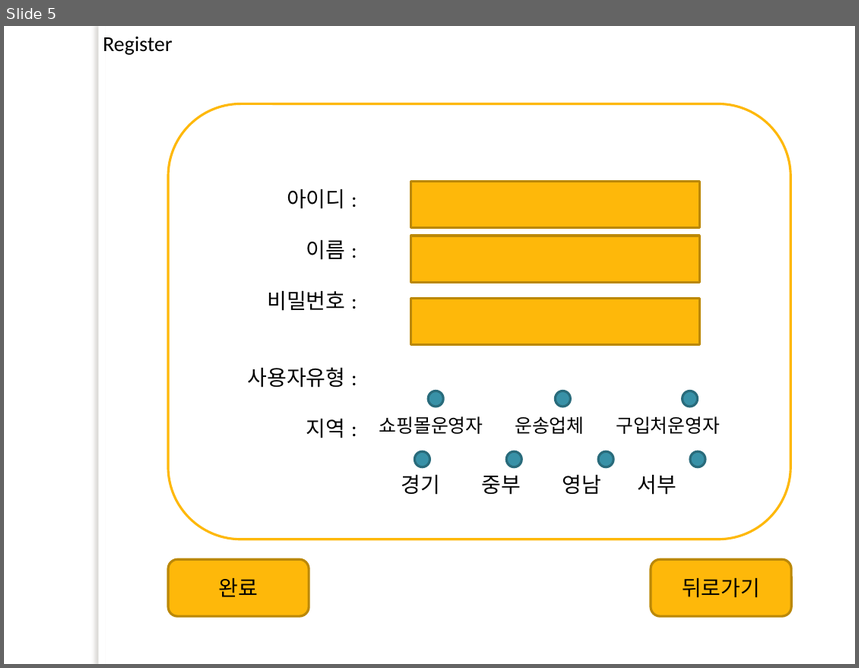
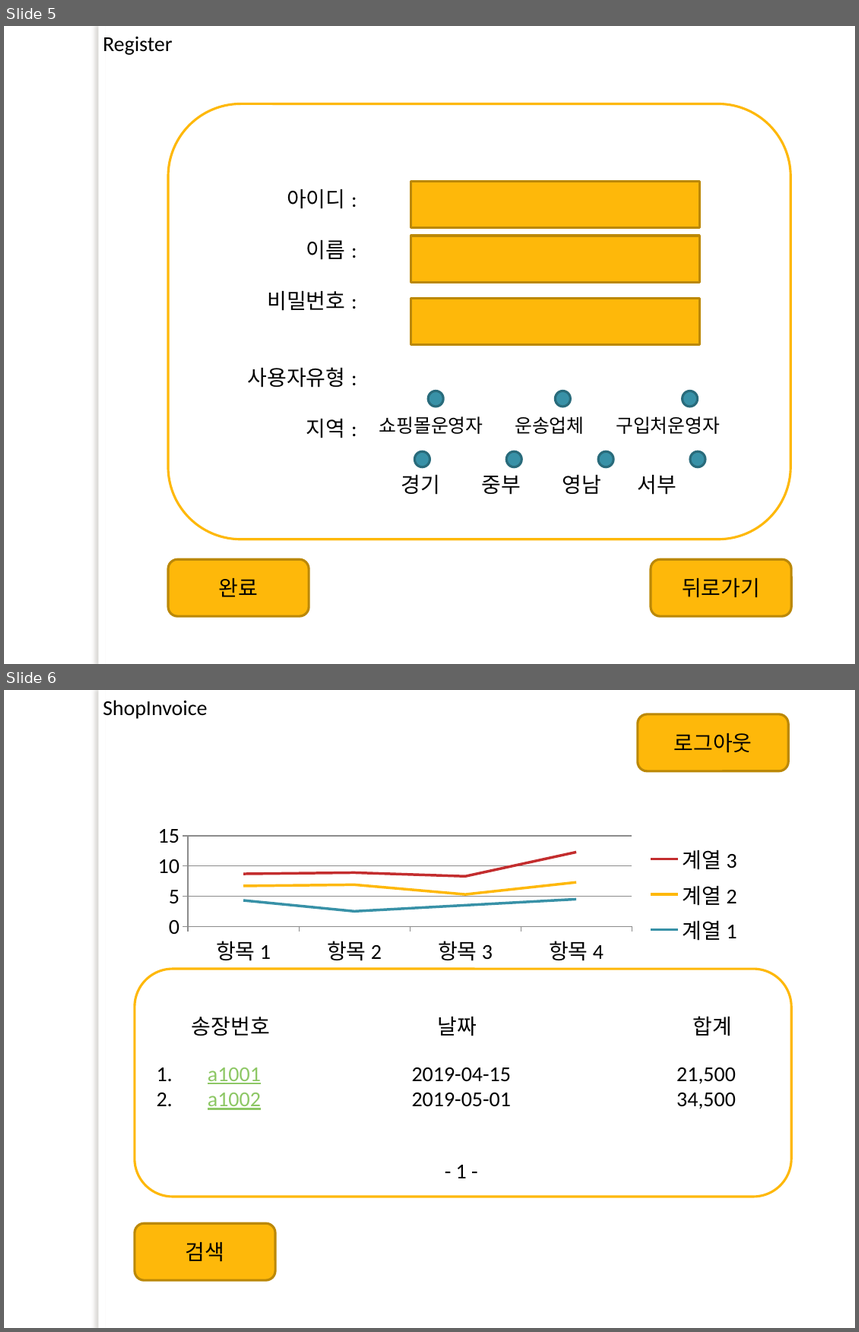
Before and after one commit to lx9203/fulfillmentBlue, a slide deck: 프레젠테이션1.pptx. Shown one above the other, each under a label of ours: slide 5 before the commit, slides 5 and 6 after it. The pictures are 859x668 and 859x1332 pixels, drawn with LibreOffice and Linux fonts; fonts in the diff are those of the drawing; background and template pictures are left out. Boxes give left, top, right and bottom in pixels: in the first picture for what was removed or moved away, otherwise in the second. Text is boxed around its words. In the diff, an @@ line names an element or a change of style, - is before the commit and + after.

```diff
--- a/프레젠테이션1.pptx
+++ b/프레젠테이션1.pptx
@@ slide 6 added at [4,690,855,1328], background picture (left out); not listed: 1 template element that a slide beside it also shows @@
@@ text added at [103,700,208,719], 18 pt, text #000000 @@
+ShopInvoice
@@ rounded rectangle added at [638,714,789,772], fill #FEB80A, outline #BC8807 2 pt, 18 pt, text #000000 @@
+로그아웃
@@ line stacked chart added at [146,820,751,969] @@
+categories: 항목 1, 항목 2, 항목 3, 항목 4
+계열 1: 4.3, 2.5, 3.5, 4.5
+계열 2: 2.4, 4.4, 1.8, 2.8
+계열 3: 2, 2, 3, 5
@@ group added at [135,969,792,1198]: 3 texts, 1 rounded rectangle @@
+- 1 -
+송장번호 날짜 합계
+1. a1001 2019-04-15 21,500
+2. a1002 2019-05-01 34,500
@@ rounded rectangle added at [135,1224,275,1281], fill #FEB80A, outline #BC8807 2 pt, 18 pt, text #000000 @@
+검색
```
Also in this commit, not shown: 3 slides changed, 1 other slide added.
